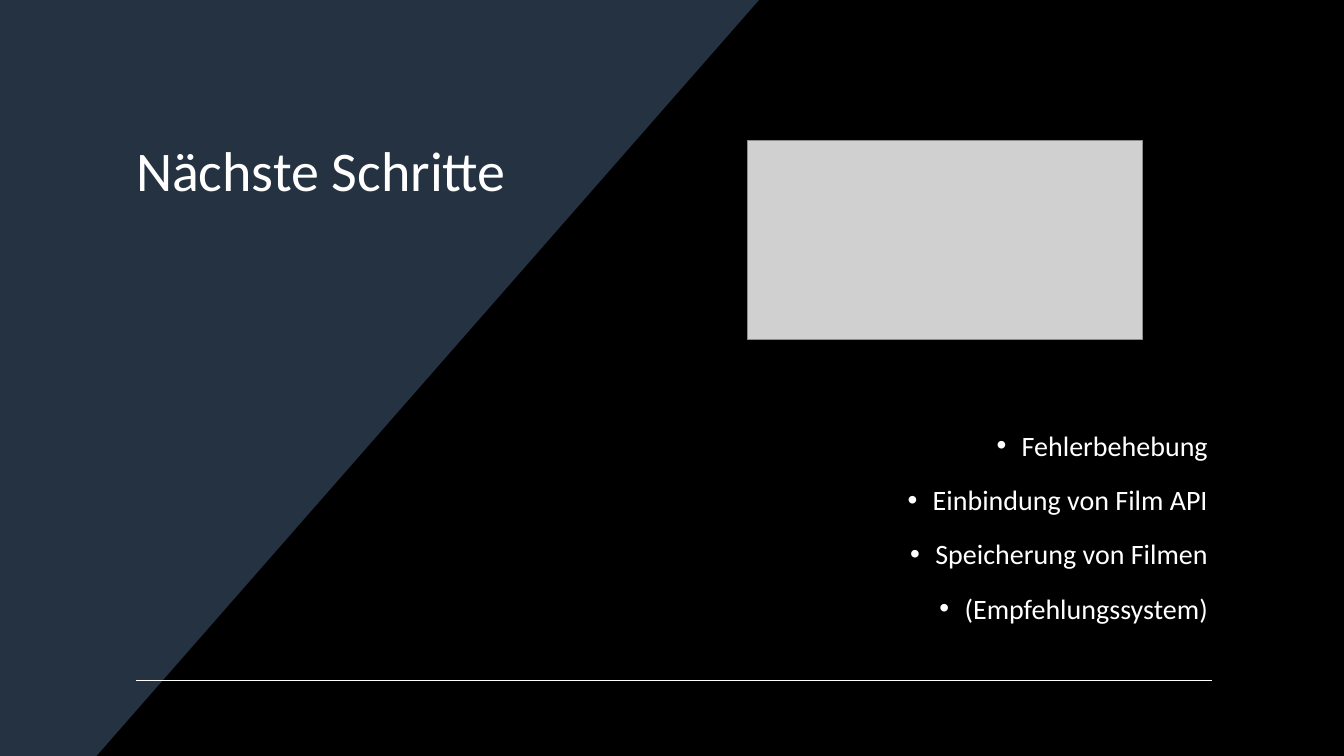
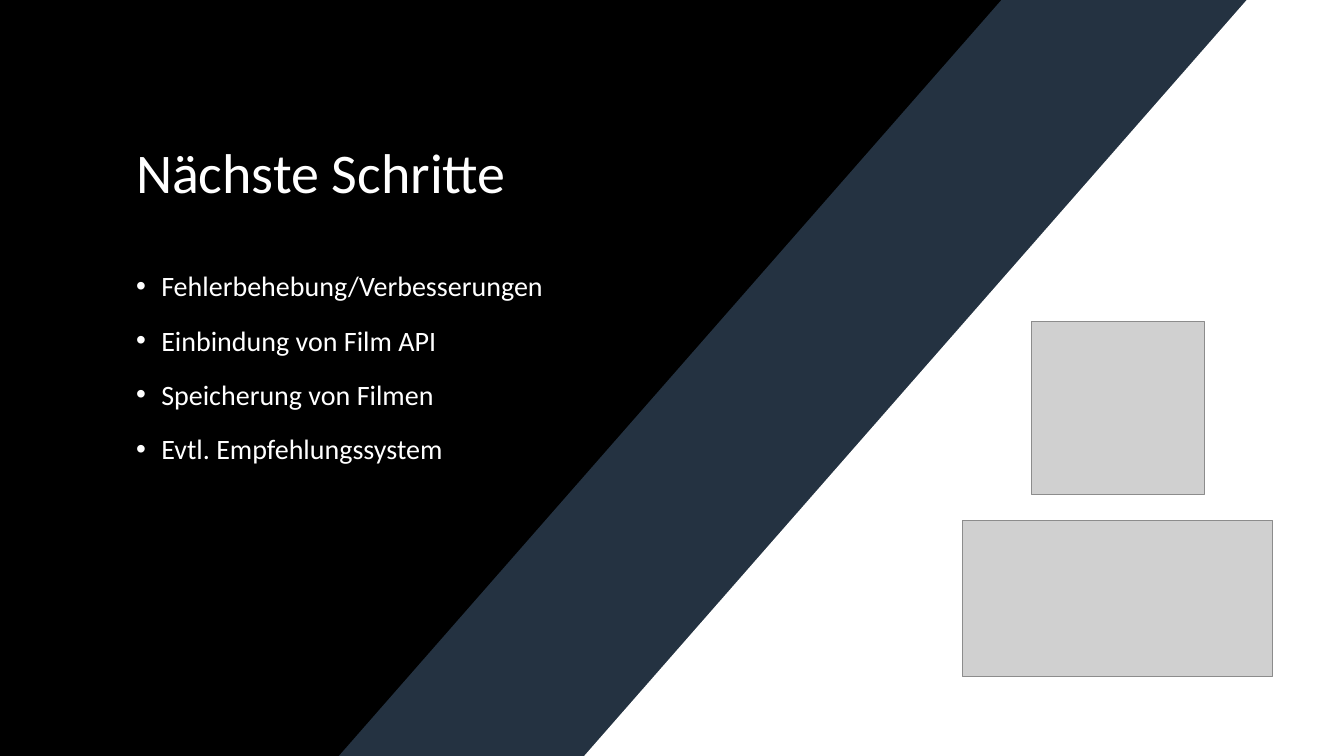
Before and after one commit to AaloFanaa/htldo5_swp, a slide deck: slide 7 of ScreenTale/Projektmanagement/Projekt Präsentationen/ScreenTale Zwischenpräsentation _14_02_2024.pptx. Drawn at 1344x756 pixels with LibreOffice and Linux fonts; fonts in the diff are those of the drawing; grey boxes stand for pictures. Boxes give left, top, right and bottom in pixels: in the first picture for what was removed or moved away, otherwise in the second. Text is boxed around its words. In the diff, an @@ line names an element or a change of style, - is before the commit and + after.

Commit message:
updated presentation

```diff
--- a/ScreenTale/Projektmanagement/Projekt Präsentationen/ScreenTale Zwischenpräsentation _14_02_2024.pptx
+++ b/ScreenTale/Projektmanagement/Projekt Präsentationen/ScreenTale Zwischenpräsentation _14_02_2024.pptx
@@ freeform shape at (339, 0, 1247, 756): rotation 180 to 0 degrees; outline redrawn @@
@@ freeform shape added at (585, 0, 1344, 756), fill #FFFFFF @@
@@ title "Nächste Schritte" at (136, 154, 506, 194): vertical alignment top to middle @@
@@ text "Fehlerbehebung/Verbesserungen": place and size @@
-text "Fehlerbehebung/Verbesserungen" at (933, 436, 1208, 624)
+text "Fehlerbehebung/Verbesserungen" at (161, 276, 542, 464)
@@ text "Fehlerbehebung/Verbesserungen" at (161, 276, 542, 464): vertical alignment bottom to top @@
@@ text at (161, 276, 542, 301): text changed @@
-• Fehlerbehebung
+• Fehlerbehebung/Verbesserungen
@@ picture added at (1031, 322, 1205, 495) @@
@@ text at (161, 331, 436, 410): alignment right to left @@
@@ text at (161, 439, 442, 464): text changed @@
-• (Empfehlungssystem)
+• Evtl. Empfehlungssystem
@@ picture: place and size @@
-picture at (747, 140, 1142, 340)
+picture at (963, 520, 1273, 678)
@@ line removed from (136, 681) to (1212, 681) @@
```
Also in this commit, not shown: 2 other slides changed, 1 slide added, 1 slide removed.
